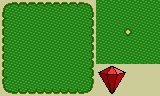
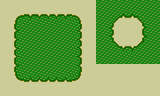
Layers edited between the first and the second w=160, h=96 image:
removed layer "Pasted Layer" over left=2, top=2, right=147, bottom=94
painted on "Background" over left=14, top=2, right=147, bottom=82
